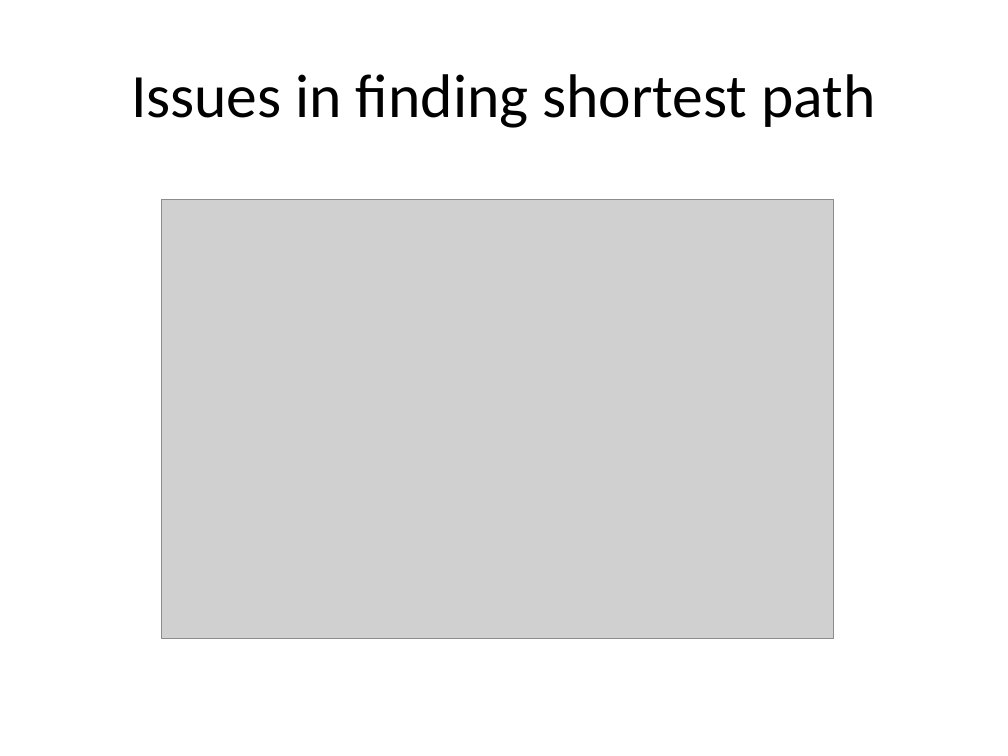
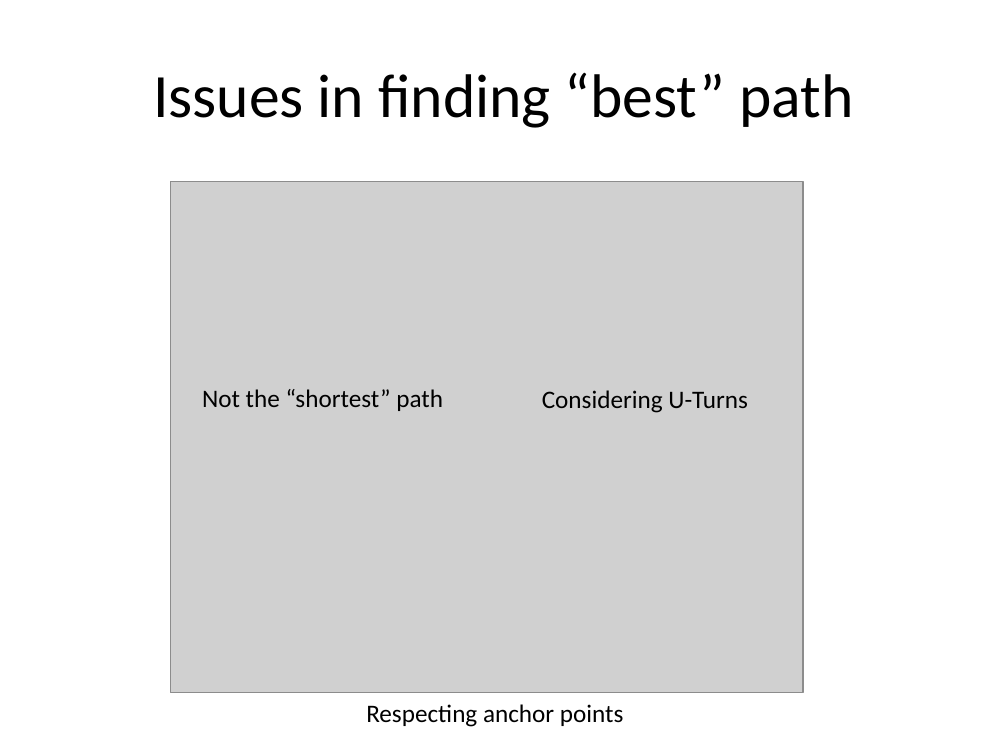
Before and after one commit to samuelbritt/QuickShop, a slide deck: slide 19 of QuickShop_DEMO.pptx (slide 18 before the commit). Drawn at 1008x756 pixels with LibreOffice and Linux fonts; fonts in the diff are those of the drawing; grey boxes stand for pictures. Boxes give left, top, right and bottom in pixels: in the first picture for what was removed or moved away, otherwise in the second. Text is boxed around its words. In the diff, an @@ line names an element or a change of style, - is before the commit and + after.

```diff
--- a/QuickShop_DEMO.pptx
+++ b/QuickShop_DEMO.pptx
@@ title at (153,72,853,128): text changed @@
-Issues in finding shortest path
+Issues in finding “best” path
@@ picture: place and size @@
-picture at (162,200,834,639)
+picture at (170,181,803,692)
@@ text added at (202,389,443,411), 18 pt, text #000000 @@
+Not the “shortest” path
@@ text added at (542,390,748,413), 18 pt, text #000000 @@
+Considering U-Turns
@@ text added at (366,704,624,727), 18 pt, text #000000 @@
+Respecting anchor points
```
Also in this commit, not shown: 8 other slides changed, 2 slides added, 1 other file.
